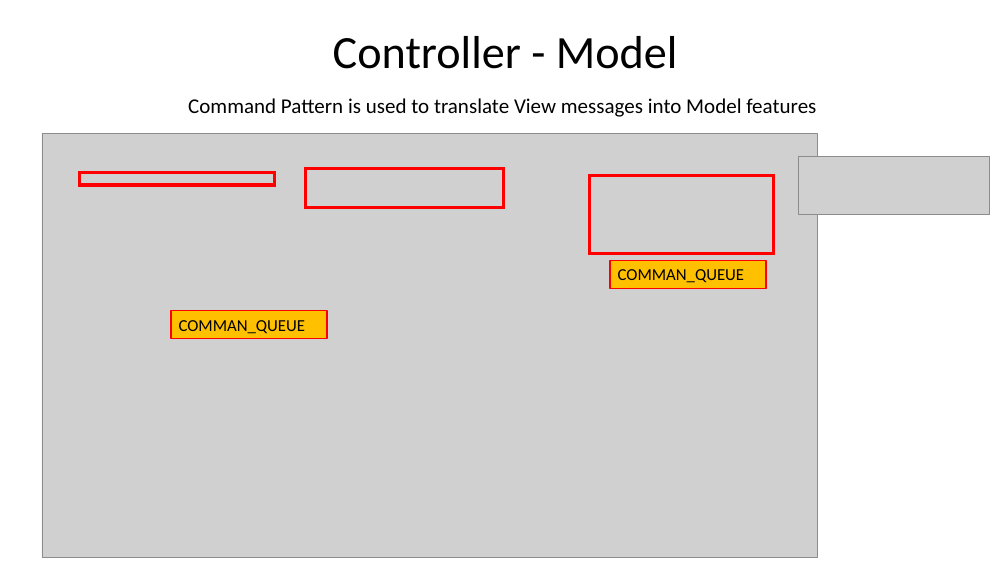
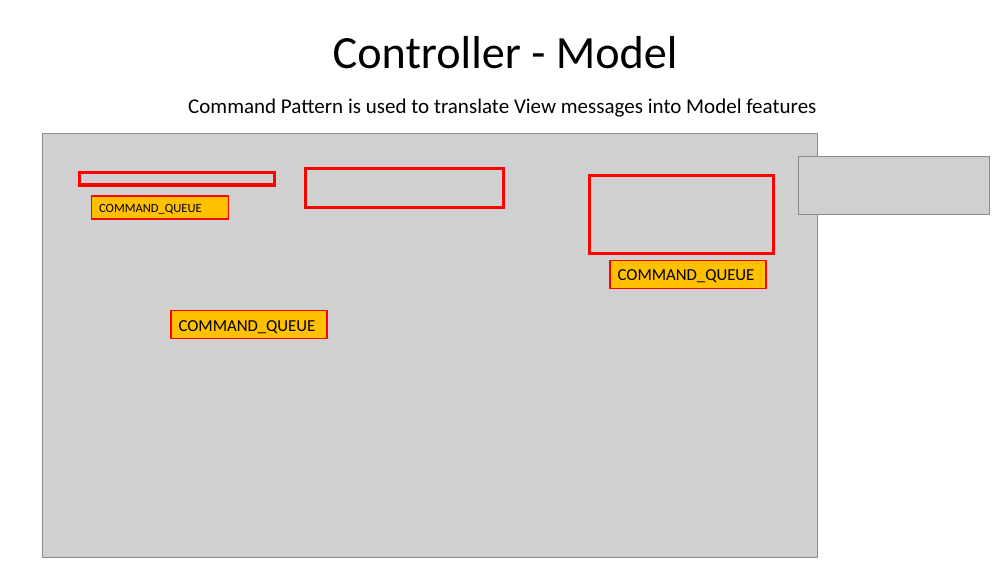
Before and after one commit to Noired/DOSE-Jan-8th-presentation, a slide deck: slide 14 of Slides/massa/massa_slides.pptx. Drawn at 1008x567 pixels with LibreOffice and Linux fonts; fonts in the diff are those of the drawing; grey boxes stand for pictures. Boxes give left, top, right and bottom in pixels: in the first picture for what was removed or moved away, otherwise in the second. Text is boxed around its words. In the diff, an @@ line names an element or a change of style, - is before the commit and + after.

```diff
--- a/Slides/massa/massa_slides.pptx
+++ b/Slides/massa/massa_slides.pptx
@@ rectangle added at bbox=[91, 196, 228, 219], fill #FFC000, outline #FF0000 1.5 pt, 12 pt, text #000000 @@
+COMMAND_QUEUE
@@ text in rectangle at bbox=[618, 269, 755, 283]: text changed @@
-COMMAN_QUEUE
+COMMAND_QUEUE
@@ text in rectangle at bbox=[179, 320, 316, 334]: text changed @@
-COMMAN_QUEUE
+COMMAND_QUEUE
```
Also in this commit, not shown: 2 other slides changed.
